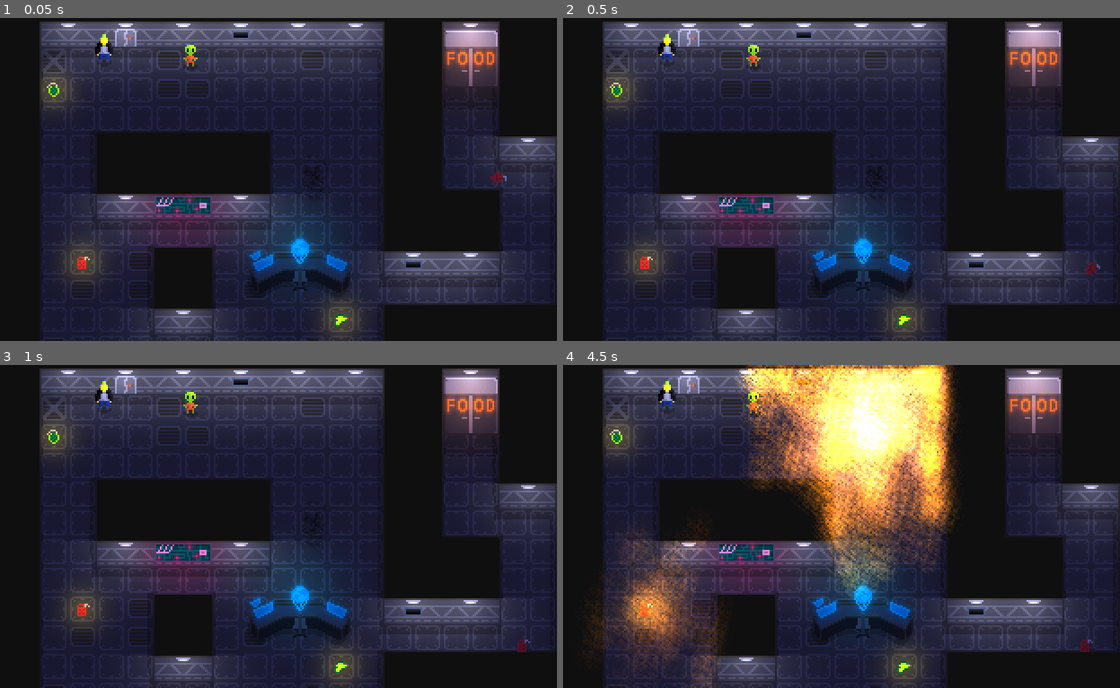
Above: before the commit, frames 1-4 (two rows, left to right).
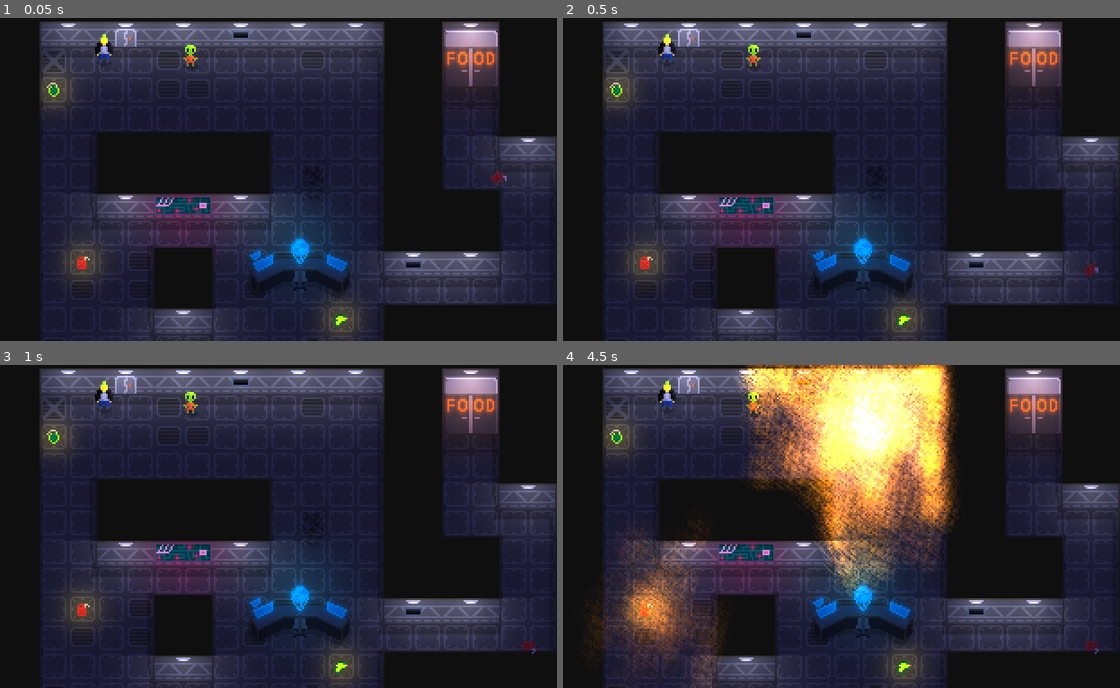
Above: after the commit, the same moments.

Repository: CrankyCranton/Godot-Jam-3
Game: Godot game, scene res://assets/tiles/tiles_test.tscn
Two runs of this game, one before a commit and one after it. Both use one fixed random seed, a clock stepped at 60 frames per second and the inputs below. The project has no main scene, so this scene is started directly.
Inputs:
- Up to frame 1 (0.05 s): no input
- Up to frame 2 (0.5 s): no input
- Up to frame 3 (1 s): no input
- Up to frame 4 (4.5 s): tap Enter at 1.25, 2.75 s; tap Space at 2, 3.5 s

Frame 1 is identical in both runs. In frame 2, less than 0.1% of the frame differs, in the area x 93-97%, y 75-80%; in frame 3, less than 0.1%; in frame 4, 0.6%, in the area x 46-97%, y 54-90%.

Commit message:
Wall collisions copy from tiles

Diff:
--- a/assets/tiles/tiles_test.tscn
+++ b/assets/tiles/tiles_test.tscn
@@ -50,7 +50,7 @@
 0:0/0/terrain_set = 0
 0:0/0/terrain = 0
 0:0/0/occlusion_layer_0/polygon = SubResource("OccluderPolygon2D_h7hke")
-0:0/0/physics_layer_0/polygon_0/points = PackedVector2Array(-16, -16, 16, -16, 16, 0, -16, 0)
+0:0/0/physics_layer_0/polygon_0/points = PackedVector2Array(-16, -16, 16, -16, 16, 0, -15, 0, -15, 16, -16, 16)
 0:0/0/terrains_peering_bit/right_side = 0
 0:0/0/terrains_peering_bit/bottom_right_corner = 0
 0:0/0/terrains_peering_bit/bottom_side = 0
@@ -70,7 +70,7 @@
 2:0/0/terrain_set = 0
 2:0/0/terrain = 0
 2:0/0/occlusion_layer_0/polygon = SubResource("OccluderPolygon2D_ql2lh")
-2:0/0/physics_layer_0/polygon_0/points = PackedVector2Array(-16, -16, 16, -16, 16, 0, -16, 0)
+2:0/0/physics_layer_0/polygon_0/points = PackedVector2Array(16, -16, -16, -16, -16, 0, 15, 0, 15, 16, 16, 16)
 2:0/0/terrains_peering_bit/bottom_side = 0
 2:0/0/terrains_peering_bit/bottom_left_corner = 0
 2:0/0/terrains_peering_bit/left_side = 0
@@ -78,6 +78,7 @@
 0:1/0 = 0
 0:1/0/terrain_set = 0
 0:1/0/terrain = 0
+0:1/0/physics_layer_0/polygon_0/points = PackedVector2Array(-16, -16, -15, -16, -15, 16, -16, 16)
 0:1/0/terrains_peering_bit/right_side = 0
 0:1/0/terrains_peering_bit/bottom_right_corner = 0
 0:1/0/terrains_peering_bit/bottom_side = 0
@@ -87,6 +88,7 @@
 2:1/0 = 0
 2:1/0/terrain_set = 0
 2:1/0/terrain = 0
+2:1/0/physics_layer_0/polygon_0/points = PackedVector2Array(16, -16, 15, -16, 15, 16, 16, 16)
 2:1/0/terrains_peering_bit/bottom_side = 0
 2:1/0/terrains_peering_bit/bottom_left_corner = 0
 2:1/0/terrains_peering_bit/left_side = 0
@@ -96,6 +98,7 @@
 0:2/0 = 0
 0:2/0/terrain_set = 0
 0:2/0/terrain = 0
+0:2/0/physics_layer_0/polygon_0/points = PackedVector2Array(-16, -16, -15, -16, -15, 15, 16, 15, 16, 16, -16, 16)
 0:2/0/terrains_peering_bit/right_side = 0
 0:2/0/terrains_peering_bit/top_side = 0
 0:2/0/terrains_peering_bit/top_right_corner = 0
@@ -103,6 +106,7 @@
 1:2/0 = 0
 1:2/0/terrain_set = 0
 1:2/0/terrain = 0
+1:2/0/physics_layer_0/polygon_0/points = PackedVector2Array(16, 15, -16, 15, -16, 16, 16, 16)
 1:2/0/terrains_peering_bit/right_side = 0
 1:2/0/terrains_peering_bit/left_side = 0
 1:2/0/terrains_peering_bit/top_left_corner = 0
@@ -114,6 +118,7 @@
 1:3/0/terrain = 0
 1:3/0/occlusion_layer_0/polygon = SubResource("OccluderPolygon2D_porwh")
 1:3/0/physics_layer_0/polygon_0/points = PackedVector2Array(-16, -16, 16, -16, 16, 0, -16, 0)
+1:3/0/physics_layer_0/polygon_1/points = PackedVector2Array(-16, 15, 16, 15, 16, 16, -16, 16)
 1:3/0/terrains_peering_bit/right_side = 0
 1:3/0/terrains_peering_bit/left_side = 0
 1:3/0/custom_data_0 = ExtResource("2_sivfd")
@@ -121,12 +126,13 @@
 2:3/0/terrain_set = 0
 2:3/0/terrain = 0
 2:3/0/occlusion_layer_0/polygon = SubResource("OccluderPolygon2D_porwh")
-2:3/0/physics_layer_0/polygon_0/points = PackedVector2Array(-16, -16, 16, -16, 16, 0, -16, 0)
+2:3/0/physics_layer_0/polygon_0/points = PackedVector2Array(16, -16, -16, -16, -16, 0, 15, 0, 15, 15, -16, 15, -16, 16, 16, 16)
 2:3/0/terrains_peering_bit/left_side = 0
 2:3/0/custom_data_0 = ExtResource("2_sivfd")
 2:2/0 = 0
 2:2/0/terrain_set = 0
 2:2/0/terrain = 0
+2:2/0/physics_layer_0/polygon_0/points = PackedVector2Array(16, -16, 15, -16, 15, 15, -16, 15, -16, 16, 16, 16)
 2:2/0/terrains_peering_bit/left_side = 0
 2:2/0/terrains_peering_bit/top_left_corner = 0
 2:2/0/terrains_peering_bit/top_side = 0
@@ -135,45 +141,49 @@
 0:3/0/terrain_set = 0
 0:3/0/terrain = 0
 0:3/0/occlusion_layer_0/polygon = SubResource("OccluderPolygon2D_porwh")
-0:3/0/physics_layer_0/polygon_0/points = PackedVector2Array(-16, -16, 16, -16, 16, 0, -16, 0)
+0:3/0/physics_layer_0/polygon_0/points = PackedVector2Array(-16, -16, 16, -16, 16, 0, -15, 0, -15, 15, 16, 15, 16, 16, -16, 16)
 0:3/0/terrains_peering_bit/right_side = 0
 0:3/0/custom_data_0 = ExtResource("2_sivfd")
 3:0/0 = 0
 3:0/0/terrain_set = 0
 3:0/0/terrain = 0
 3:0/0/occlusion_layer_0/polygon = SubResource("OccluderPolygon2D_ql2lh")
-3:0/0/physics_layer_0/polygon_0/points = PackedVector2Array(-16, -16, 16, -16, 16, 0, -16, 0)
+3:0/0/physics_layer_0/polygon_0/points = PackedVector2Array(16, -16, -16, -16, -16, 16, -15, 16, -15, 0, 15, 0, 15, 16, 16, 16)
 3:0/0/terrains_peering_bit/bottom_side = 0
 3:0/0/custom_data_0 = ExtResource("2_sivfd")
 3:1/0 = 0
 3:1/0/terrain_set = 0
 3:1/0/terrain = 0
+3:1/0/physics_layer_0/polygon_0/points = PackedVector2Array(16, -16, 15, -16, 15, 16, 16, 16)
+3:1/0/physics_layer_0/polygon_1/points = PackedVector2Array(-16, -16, -16, 16, -15, 16, -15, -16)
 3:1/0/terrains_peering_bit/bottom_side = 0
 3:1/0/terrains_peering_bit/top_side = 0
 3:1/0/custom_data_0 = ExtResource("2_sivfd")
 3:2/0 = 0
 3:2/0/terrain_set = 0
 3:2/0/terrain = 0
+3:2/0/physics_layer_0/polygon_0/points = PackedVector2Array(16, -16, 15, -16, 15, 15, -15, 15, -15, -16, -16, -16, -16, 16, 16, 16)
 3:2/0/terrains_peering_bit/top_side = 0
 3:2/0/custom_data_0 = ExtResource("2_sivfd")
 3:3/0 = 0
 3:3/0/terrain_set = 0
 3:3/0/terrain = 0
 3:3/0/occlusion_layer_0/polygon = SubResource("OccluderPolygon2D_porwh")
-3:3/0/physics_layer_0/polygon_0/points = PackedVector2Array(-16, -16, 16, -16, 16, 0, -16, 0)
+3:3/0/physics_layer_0/polygon_0/points = PackedVector2Array(16, -16, -16, -16, -16, 16, -15, 15, -15, 0, 15, 0, 15, 15, -15, 15, -16, 16, 16, 16)
 3:3/0/custom_data_0 = ExtResource("2_sivfd")
 4:0/0 = 0
 4:0/0/terrain_set = 0
 4:0/0/terrain = 0
 4:0/0/probability = 0.1
 4:0/0/occlusion_layer_0/polygon = SubResource("OccluderPolygon2D_ql2lh")
-4:0/0/physics_layer_0/polygon_0/points = PackedVector2Array(-16, -16, 16, -16, 16, 0, -16, 0)
+4:0/0/physics_layer_0/polygon_0/points = PackedVector2Array(-16, -16, 16, -16, 16, 0, -15, 0, -15, 16, -16, 16)
 4:0/0/terrains_peering_bit/right_side = 0
 4:0/0/terrains_peering_bit/bottom_side = 0
 4:0/0/custom_data_0 = ExtResource("2_sivfd")
 4:1/0 = 0
 4:1/0/terrain_set = 0
 4:1/0/terrain = 0
+4:1/0/physics_layer_0/polygon_0/points = PackedVector2Array(-16, -16, -15, -16, -15, 16, -16, 16)
 4:1/0/terrains_peering_bit/right_side = 0
 4:1/0/terrains_peering_bit/bottom_side = 0
 4:1/0/terrains_peering_bit/top_side = 0
@@ -182,6 +192,7 @@
 4:2/0 = 0
 4:2/0/terrain_set = 0
 4:2/0/terrain = 0
+4:2/0/physics_layer_0/polygon_0/points = PackedVector2Array(-16, -16, -15, -16, -15, 16, -16, 16)
 4:2/0/terrains_peering_bit/right_side = 0
 4:2/0/terrains_peering_bit/bottom_right_corner = 0
 4:2/0/terrains_peering_bit/bottom_side = 0
@@ -190,6 +201,7 @@
 4:3/0 = 0
 4:3/0/terrain_set = 0
 4:3/0/terrain = 0
+4:3/0/physics_layer_0/polygon_0/points = PackedVector2Array(-16, -16, -15, -16, -15, 15, 16, 15, 16, 16, -16, 16)
 4:3/0/terrains_peering_bit/right_side = 0
 4:3/0/terrains_peering_bit/top_side = 0
 4:3/0/custom_data_0 = ExtResource("2_sivfd")
@@ -199,6 +211,7 @@
 4:4/0 = 0
 4:4/0/terrain_set = 0
 4:4/0/terrain = 0
+4:4/0/physics_layer_0/polygon_0/points = PackedVector2Array(-16, -16, -15, -16, -15, 16, -16, 16)
 4:4/0/terrains_peering_bit/right_side = 0
 4:4/0/terrains_peering_bit/bottom_side = 0
 4:4/0/terrains_peering_bit/top_side = 0
@@ -283,6 +296,7 @@
 8:3/0 = 0
 8:3/0/terrain_set = 0
 8:3/0/terrain = 0
+8:3/0/physics_layer_0/polygon_0/points = PackedVector2Array(16, 15, -16, 15, -16, 16, 16, 16)
 8:3/0/terrains_peering_bit/right_side = 0
 8:3/0/terrains_peering_bit/left_side = 0
 8:3/0/terrains_peering_bit/top_side = 0
@@ -315,6 +329,7 @@
 7:4/0 = 0
 7:4/0/terrain_set = 0
 7:4/0/terrain = 0
+7:4/0/physics_layer_0/polygon_0/points = PackedVector2Array(16, -16, 15, -16, 15, 16, 16, 16)
 7:4/0/terrains_peering_bit/bottom_side = 0
 7:4/0/terrains_peering_bit/left_side = 0
 7:4/0/terrains_peering_bit/top_side = 0
@@ -322,12 +337,14 @@
 7:3/0 = 0
 7:3/0/terrain_set = 0
 7:3/0/terrain = 0
+7:3/0/physics_layer_0/polygon_0/points = PackedVector2Array(16, -16, 15, -16, 15, 15, -16, 15, -16, 16, 16, 16)
 7:3/0/terrains_peering_bit/left_side = 0
 7:3/0/terrains_peering_bit/top_side = 0
 7:3/0/custom_data_0 = ExtResource("2_sivfd")
 7:2/0 = 0
 7:2/0/terrain_set = 0
 7:2/0/terrain = 0
+7:2/0/physics_layer_0/polygon_0/points = PackedVector2Array(16, -16, 15, -16, 15, 16, 16, 16)
 7:2/0/terrains_peering_bit/bottom_side = 0
 7:2/0/terrains_peering_bit/bottom_left_corner = 0
 7:2/0/terrains_peering_bit/left_side = 0
@@ -336,6 +353,7 @@
 7:1/0 = 0
 7:1/0/terrain_set = 0
 7:1/0/terrain = 0
+7:1/0/physics_layer_0/polygon_0/points = PackedVector2Array(16, -16, 15, -16, 15, 16, 16, 16)
 7:1/0/terrains_peering_bit/bottom_side = 0
 7:1/0/terrains_peering_bit/left_side = 0
 7:1/0/terrains_peering_bit/top_left_corner = 0
@@ -377,6 +395,7 @@
 5:3/0 = 0
 5:3/0/terrain_set = 0
 5:3/0/terrain = 0
+5:3/0/physics_layer_0/polygon_0/points = PackedVector2Array(16, 15, -16, 15, -16, 16, 16, 16)
 5:3/0/terrains_peering_bit/right_side = 0
 5:3/0/terrains_peering_bit/left_side = 0
 5:3/0/terrains_peering_bit/top_left_corner = 0
@@ -385,6 +404,7 @@
 6:3/0 = 0
 6:3/0/terrain_set = 0
 6:3/0/terrain = 0
+6:3/0/physics_layer_0/polygon_0/points = PackedVector2Array(16, 15, -16, 15, -16, 16, 16, 16)
 6:3/0/terrains_peering_bit/right_side = 0
 6:3/0/terrains_peering_bit/left_side = 0
 6:3/0/terrains_peering_bit/top_side = 0
@@ -425,7 +445,7 @@
 7:0/0/terrain_set = 0
 7:0/0/terrain = 0
 7:0/0/occlusion_layer_0/polygon = SubResource("OccluderPolygon2D_1q0sv")
-7:0/0/physics_layer_0/polygon_0/points = PackedVector2Array(-16, -16, 16, -16, 16, 0, -16, 0)
+7:0/0/physics_layer_0/polygon_0/points = PackedVector2Array(16, -16, -16, -16, -16, 0, 15, 0, 15, 16, 16, 16)
 7:0/0/terrains_peering_bit/bottom_side = 0
 7:0/0/terrains_peering_bit/left_side = 0
 7:0/0/custom_data_0 = ExtResource("2_sivfd")
@@ -581,14 +601,21 @@
 
 [node name="Explosion" parent="." instance=ExtResource("13_i1gal")]
 position = Vector2(32, 141)
+radius = null
+density = null
+max_smoke = null
 
 [node name="Explosion2" parent="." instance=ExtResource("13_i1gal")]
 position = Vector2(149, 38)
 radius = 256.0
+density = null
+max_smoke = null
 
 [node name="Explosion3" parent="." instance=ExtResource("13_i1gal")]
 position = Vector2(258, 152)
 radius = 16.0
+density = null
+max_smoke = null
 
 [node name="RigidBody2D" type="RigidBody2D" parent="."]
 position = Vector2(256, 88)
--- a/scenes/explosion.tscn
+++ b/scenes/explosion.tscn
@@ -2,6 +2,42 @@
 
 [ext_resource type="Script" path="res://scripts/explosion.gd" id="1_b0l0v"]
 [ext_resource type="Texture2D" uid="uid://bs8ld2eunvqgi" path="res://assets/particles/explosion/explosion.png" id="2_2rfjr"]
+
+[sub_resource type="Gradient" id="Gradient_knmyq"]
+offsets = PackedFloat32Array(0, 0.1, 1)
+colors = PackedColorArray(0.35, 0.35, 0.35, 0, 0.35, 0.35, 0.35, 1, 0, 0, 0, 0)
+metadata/_snap_enabled = true
+
+[sub_resource type="GradientTexture1D" id="GradientTexture1D_ue0om"]
+gradient = SubResource("Gradient_knmyq")
+
+[sub_resource type="Curve" id="Curve_4lclg"]
+max_value = 2.0
+_data = [Vector2(0, 1), 0.0, 0.0, 0, 0, Vector2(0.2, 2), 0.0, 0.0, 0, 0]
+point_count = 2
+metadata/_snap_enabled = true
+
+[sub_resource type="CurveTexture" id="CurveTexture_ryakg"]
+curve = SubResource("Curve_4lclg")
+
+[sub_resource type="ParticleProcessMaterial" id="ParticleProcessMaterial_4ur28"]
+particle_flag_disable_z = true
+angle_min = -720.0
+angle_max = 720.0
+direction = Vector3(0, -1, 0)
+spread = 180.0
+initial_velocity_min = 16.0
+initial_velocity_max = 32.0
+gravity = Vector3(0, 0, 0)
+linear_accel_min = -2.23517e-06
+linear_accel_max = -2.23517e-06
+damping_min = 64.0
+damping_max = 64.0
+scale_curve = SubResource("CurveTexture_ryakg")
+color_ramp = SubResource("GradientTexture1D_ue0om")
+collision_mode = 1
+collision_friction = 0.0
+collision_bounce = 0.0
 
 [sub_resource type="CanvasItemMaterial" id="CanvasItemMaterial_xmvno"]
 blend_mode = 1
@@ -42,42 +78,6 @@
 sub_emitter_frequency = 4.0
 sub_emitter_keep_velocity = true
 
-[sub_resource type="Gradient" id="Gradient_knmyq"]
-offsets = PackedFloat32Array(0, 0.1, 1)
-colors = PackedColorArray(0.35, 0.35, 0.35, 0, 0.35, 0.35, 0.35, 1, 0, 0, 0, 0)
-metadata/_snap_enabled = true
-
-[sub_resource type="GradientTexture1D" id="GradientTexture1D_ue0om"]
-gradient = SubResource("Gradient_knmyq")
-
-[sub_resource type="Curve" id="Curve_4lclg"]
-max_value = 2.0
-_data = [Vector2(0, 1), 0.0, 0.0, 0, 0, Vector2(0.2, 2), 0.0, 0.0, 0, 0]
-point_count = 2
-metadata/_snap_enabled = true
-
-[sub_resource type="CurveTexture" id="CurveTexture_ryakg"]
-curve = SubResource("Curve_4lclg")
-
-[sub_resource type="ParticleProcessMaterial" id="ParticleProcessMaterial_4ur28"]
-particle_flag_disable_z = true
-angle_min = -720.0
-angle_max = 720.0
-direction = Vector3(0, -1, 0)
-spread = 180.0
-initial_velocity_min = 16.0
-initial_velocity_max = 32.0
-gravity = Vector3(0, 0, 0)
-linear_accel_min = -2.23517e-06
-linear_accel_max = -2.23517e-06
-damping_min = 64.0
-damping_max = 64.0
-scale_curve = SubResource("CurveTexture_ryakg")
-color_ramp = SubResource("GradientTexture1D_ue0om")
-collision_mode = 1
-collision_friction = 0.0
-collision_bounce = 0.0
-
 [sub_resource type="CircleShape2D" id="CircleShape2D_mn52s"]
 resource_local_to_scene = true
 radius = 0.01
@@ -86,7 +86,18 @@
 collision_layer = 0
 script = ExtResource("1_b0l0v")
 
+[node name="HolySmoke!" type="GPUParticles2D" parent="."]
+unique_name_in_owner = true
+emitting = false
+amount = 64
+process_material = SubResource("ParticleProcessMaterial_4ur28")
+texture = ExtResource("2_2rfjr")
+lifetime = 5.0
+one_shot = true
+collision_base_size = 0.25
+
 [node name="Fire" type="GPUParticles2D" parent="."]
+unique_name_in_owner = true
 material = SubResource("CanvasItemMaterial_xmvno")
 emitting = false
 amount = 128
@@ -97,15 +108,7 @@
 one_shot = true
 explosiveness = 0.9
 collision_base_size = 0.25
-
-[node name="HolySmoke!" type="GPUParticles2D" parent="."]
-emitting = false
-amount = 64
-process_material = SubResource("ParticleProcessMaterial_4ur28")
-texture = ExtResource("2_2rfjr")
-lifetime = 5.0
-one_shot = true
-collision_base_size = 0.25
+visibility_rect = Rect2(-91.2795, -93.4966, 183.042, 185.122)
 
 [node name="Shape" type="CollisionShape2D" parent="."]
 shape = SubResource("CircleShape2D_mn52s")
--- a/scenes/wall.tscn
+++ b/scenes/wall.tscn
@@ -1,13 +1,34 @@
-[gd_scene load_steps=9 format=3 uid="uid://cuila53tv68je"]
+[gd_scene load_steps=15 format=3 uid="uid://cuila53tv68je"]
 
 [ext_resource type="Script" path="res://scripts/wall.gd" id="1_u3nop"]
 [ext_resource type="Texture2D" uid="uid://crermxvfbtk3f" path="res://assets/tiles/tiles.png" id="2_7rw3o"]
+[ext_resource type="PackedScene" uid="uid://d0g16bnwk20cj" path="res://scenes/debris/debris_medium_1.tscn" id="2_ixlpi"]
 [ext_resource type="Texture2D" uid="uid://dckp1m3vcu4w2" path="res://assets/lights/spot_light/spot_light.png" id="2_jeamr"]
+[ext_resource type="PackedScene" uid="uid://dh1eat8wme2uu" path="res://scenes/debris/debris_medium_2.tscn" id="3_6ekpm"]
+[ext_resource type="PackedScene" uid="uid://co1dtjstrsm3b" path="res://scenes/debris/debris_medium_3.tscn" id="4_j064n"]
+[ext_resource type="PackedScene" uid="uid://d14tmh2jadbok" path="res://scenes/debris/debris_small_1.tscn" id="5_s8tdi"]
+[ext_resource type="PackedScene" uid="uid://bjygp3areorou" path="res://scenes/debris/debris_small_2.tscn" id="6_bpfe5"]
+[ext_resource type="PackedScene" uid="uid://b4s8umi7ddrfe" path="res://scenes/debris/debris_small_3.tscn" id="7_v13dc"]
 
 [sub_resource type="CanvasItemMaterial" id="CanvasItemMaterial_6bkg3"]
 
 [sub_resource type="RectangleShape2D" id="RectangleShape2D_vase4"]
 size = Vector2(32, 14)
+
+[sub_resource type="Animation" id="Animation_jbpsn"]
+length = 0.001
+tracks/0/type = "value"
+tracks/0/imported = false
+tracks/0/enabled = true
+tracks/0/path = NodePath("Light:energy")
+tracks/0/interp = 1
+tracks/0/loop_wrap = true
+tracks/0/keys = {
+"times": PackedFloat32Array(0),
+"transitions": PackedFloat32Array(1),
+"update": 0,
+"values": [1.0]
+}
 
 [sub_resource type="Animation" id="Animation_o4s8t"]
 resource_name = "explode"
@@ -26,21 +47,6 @@
 "values": [1.0, 3.0, 0.25, 0.0]
 }
 
-[sub_resource type="Animation" id="Animation_jbpsn"]
-length = 0.001
-tracks/0/type = "value"
-tracks/0/imported = false
-tracks/0/enabled = true
-tracks/0/path = NodePath("Light:energy")
-tracks/0/interp = 1
-tracks/0/loop_wrap = true
-tracks/0/keys = {
-"times": PackedFloat32Array(0),
-"transitions": PackedFloat32Array(1),
-"update": 0,
-"values": [1.0]
-}
-
 [sub_resource type="AnimationLibrary" id="AnimationLibrary_jadl7"]
 _data = {
 "RESET": SubResource("Animation_jbpsn"),
@@ -49,6 +55,7 @@
 
 [node name="Wall" type="StaticBody2D"]
 script = ExtResource("1_u3nop")
+debris = Array[PackedScene]([ExtResource("2_ixlpi"), ExtResource("3_6ekpm"), ExtResource("4_j064n"), ExtResource("5_s8tdi"), ExtResource("6_bpfe5"), ExtResource("7_v13dc")])
 
 [node name="Light" type="PointLight2D" parent="."]
 position = Vector2(0, 18)
@@ -64,8 +71,26 @@
 material = SubResource("CanvasItemMaterial_6bkg3")
 position = Vector2(0, -7)
 shape = SubResource("RectangleShape2D_vase4")
+disabled = true
 
 [node name="AnimationPlayer" type="AnimationPlayer" parent="."]
 libraries = {
 "": SubResource("AnimationLibrary_jadl7")
 }
+
+[node name="SpawnPoints" type="Node2D" parent="."]
+
+[node name="Top" type="Marker2D" parent="SpawnPoints"]
+position = Vector2(0, -7)
+rotation = 1.57079
+
+[node name="Bottom" type="Marker2D" parent="SpawnPoints"]
+position = Vector2(0, 16)
+rotation = -1.5708
+
+[node name="Left" type="Marker2D" parent="SpawnPoints"]
+position = Vector2(-16, 0)
+
+[node name="Right" type="Marker2D" parent="SpawnPoints"]
+position = Vector2(16, 0)
+rotation = 3.14159
--- a/scripts/explosion.gd
+++ b/scripts/explosion.gd
@@ -3,19 +3,27 @@
 class_name Explosion extends Area2D
 
 
-@onready var fire: GPUParticles2D = $Fire
-@onready var holy_smoke: GPUParticles2D = $"HolySmoke!"
+@export var radius := 32.0
+@export var density := 2.0
+@export var max_smoke := 2.0
+#@export var smoke_spawns := 2
+
+@onready var fire: GPUParticles2D = %Fire
+@onready var holy_smoke: GPUParticles2D = %"HolySmoke!"
 @onready var shape: CollisionShape2D = $Shape
 @onready var line_of_fire: RayCast2D = $LineOfFire
-
-@export var radius := 32.0
-@export var density := 2.0
-@export var max_smoke := 2
-#@export var smoke_spawns := 2
 
 
 func _ready() -> void:
 	await get_tree().create_timer(randf_range(3.0, 10.0)).timeout
+	explode()
+
+
+func _physics_process(_delta: float) -> void:
+	ray_scan()
+
+
+func explode() -> void:
 	var avg_speed: float = lerpf(fire.process_material.initial_velocity_min,
 			fire.process_material.initial_velocity_max, 0.5)
 	var lifetime := radius / avg_speed
@@ -23,7 +31,7 @@
 	fire.lifetime = lifetime
 	fire.amount = roundi(radius * density)
 	#fire.process_material.sub_emitter_frequency = smoke_spawns / lifetime
-	holy_smoke.amount = fire.amount * max_smoke#fire.process_material.sub_emitter_frequency * lifetime
+	holy_smoke.amount = roundi(fire.amount * max_smoke)#fire.process_material.sub_emitter_frequency * lifetime
 	fire.emitting = true
 
 	await create_tween().tween_property(shape.shape, ^"radius", radius, fire.lifetime).finished
@@ -32,7 +40,7 @@
 	queue_free()
 
 
-func _physics_process(_delta: float) -> void:
+func ray_scan() -> void:
 	for body in get_overlapping_bodies():
 		line_of_fire.target_position = line_of_fire.to_local(body.global_position)
 		line_of_fire.force_raycast_update()
--- a/scripts/wall.gd
+++ b/scripts/wall.gd
@@ -1,18 +1,29 @@
 class_name Wall extends StaticBody2D
 
+
+@export var debris: Array[PackedScene] = []
+
+var destroyed := false
+var walls := {}
 
 @onready var animation_player: AnimationPlayer = $AnimationPlayer
 @onready var light: PointLight2D = $Light
 @onready var sprite: Sprite2D = $Sprite
 @onready var collision_shape: CollisionShape2D = $CollisionShape
 
-var destroyed := false
+
+func init(wall: bool, texture_coords: Vector2, polygons: Array[PackedVector2Array]) -> void:
+	set_collision(polygons)
+	light.visible = wall
+	sprite.region_rect.position = texture_coords
+	#collision_shape.disabled = not wall
 
 
-func init(wall: bool, texture_coords: Vector2) -> void:
-	light.visible = wall
-	collision_shape.disabled = not wall
-	sprite.region_rect.position = texture_coords
+func set_collision(polygons: Array[PackedVector2Array]) -> void:
+	for polygon in polygons:
+		var collision_poloygon := CollisionPolygon2D.new()
+		collision_poloygon.polygon = polygon
+		add_child(collision_poloygon)
 
 
 func explode() -> void:
--- a/scripts/wall_tiles.gd
+++ b/scripts/wall_tiles.gd
@@ -3,17 +3,34 @@
 
 func _ready() -> void:
 	for cell in get_used_cells():
-		var tile_data := get_cell_tile_data(cell)
-		if tile_data:
-			var SCENE: PackedScene = tile_data.get_custom_data("scene")
-			if SCENE:
-				var instance: Node2D = SCENE.instantiate()
-				instance.position = map_to_local(cell)
-				add_child(instance)
-				if instance is Wall:
-					instance.init(
-						tile_data.get_terrain_peering_bit(TileSet.CELL_NEIGHBOR_TOP_SIDE),
-						get_cell_atlas_coords(cell) * tile_set.tile_size
-					)
+		process_cell(cell)
+
+
+func process_cell(cell: Vector2i) -> void:
+	var tile_data := get_cell_tile_data(cell)
+	if tile_data:
+		var SCENE: PackedScene = tile_data.get_custom_data("scene")
+		if SCENE:
+			var instance := replace_cell(cell, SCENE)
+			if instance is Wall:
+				instance.init(
+					tile_data.get_terrain_peering_bit(TileSet.CELL_NEIGHBOR_TOP_SIDE),
+					get_cell_atlas_coords(cell) * tile_set.tile_size,
+					get_collision_poloygons(tile_data)
+				)
 
 				set_cell(cell)
+
+
+func replace_cell(cell: Vector2i, SCENE: PackedScene) -> Node2D:
+	var instance: Node2D = SCENE.instantiate()
+	instance.position = map_to_local(cell)
+	add_child(instance)
+	return instance
+
+
+func get_collision_poloygons(tile_data: TileData) -> Array[PackedVector2Array]:
+	var collision_polygons: Array[PackedVector2Array] = []
+	for i in tile_data.get_collision_polygons_count(0):
+		collision_polygons.append(tile_data.get_collision_polygon_points(0, i))
+	return collision_polygons
